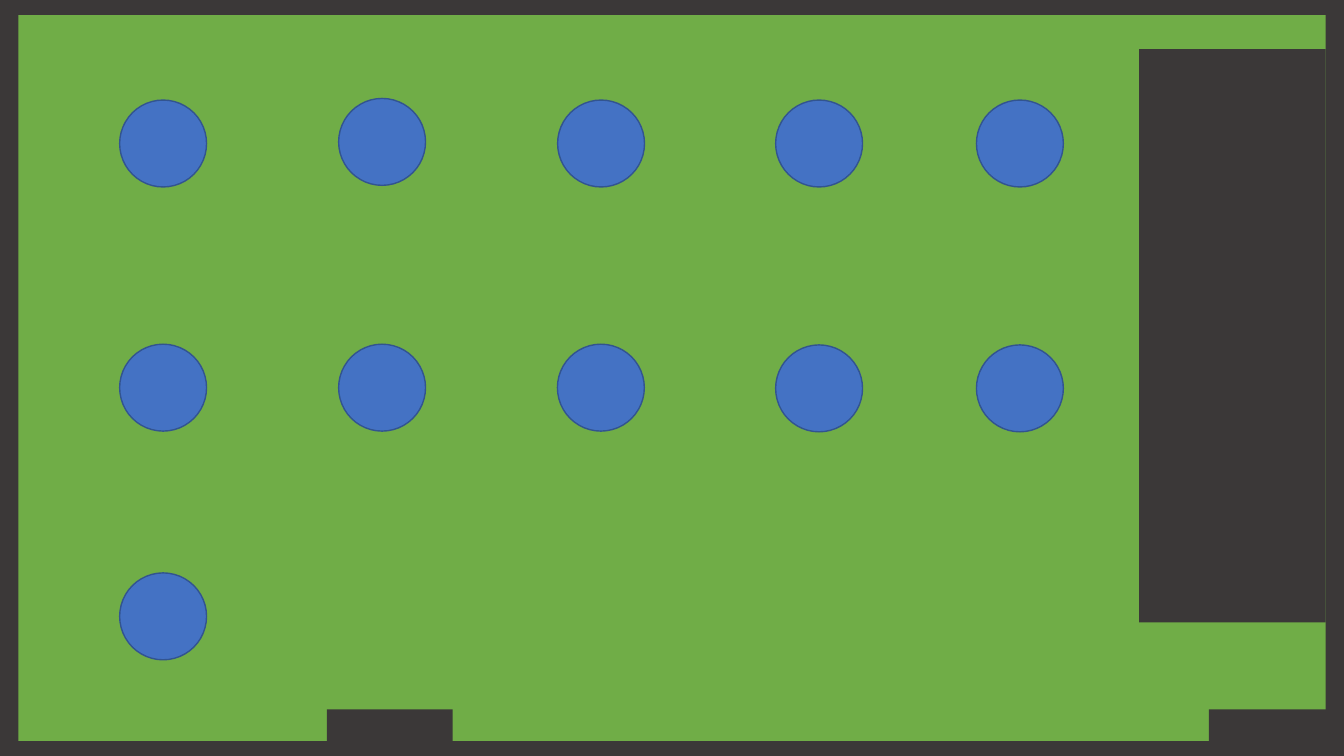
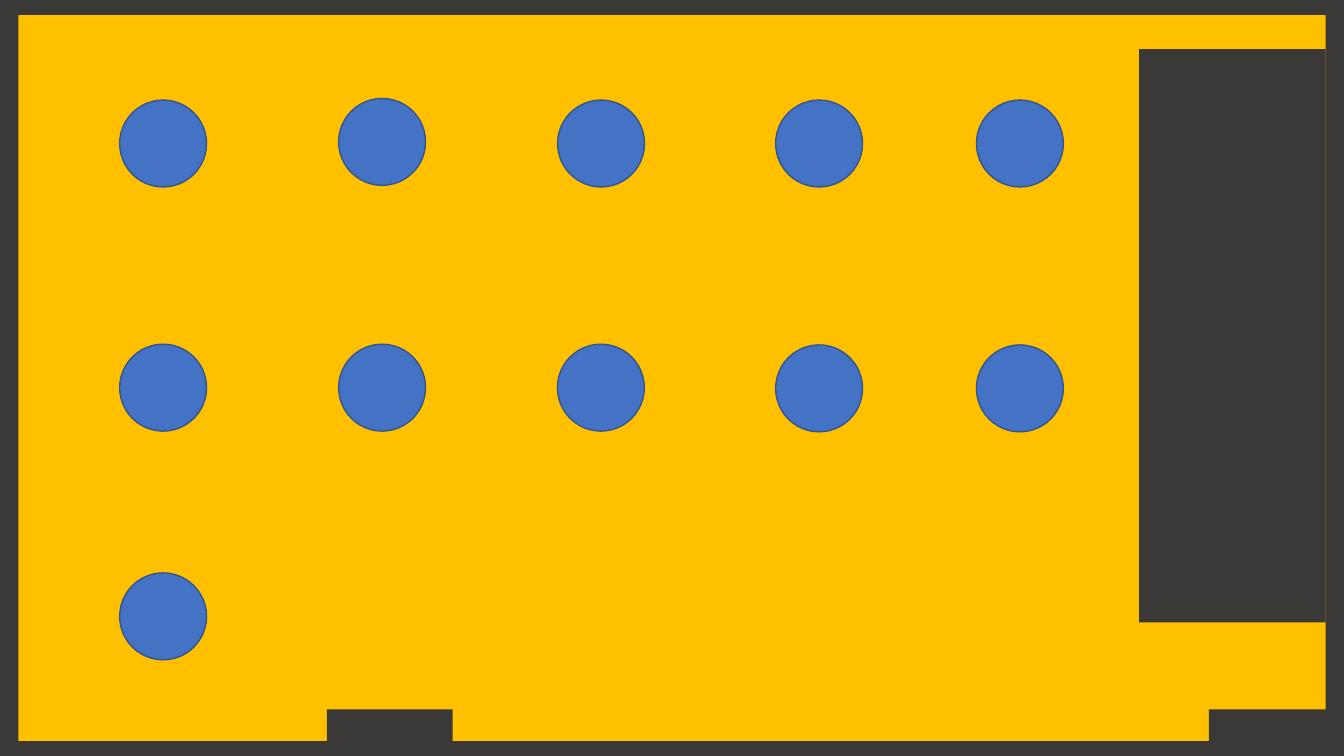
Before and after one commit to bemfikiunnur/KABINET-V1.1-GanDhaNa, a slide deck: slide 2 of proker-bem/Tecnovation/Acara/KONSEP-ACARA/letak.pptx. Drawn at 1344x756 pixels with LibreOffice and Linux fonts; fonts in the diff are those of the drawing. Boxes give left, top, right and bottom in pixels: in the first picture for what was removed or moved away, otherwise in the second. Text is boxed around its words. In the diff, an @@ line names an element or a change of style, - is before the commit and + after.

```diff
--- a/proker-bem/Tecnovation/Acara/KONSEP-ACARA/letak.pptx
+++ b/proker-bem/Tecnovation/Acara/KONSEP-ACARA/letak.pptx
@@ rectangle at [18,15,1326,741]: fill #70AD47 to #FFC000 @@
```
Also in this commit, not shown: 1 other slide changed, 12 other files.
